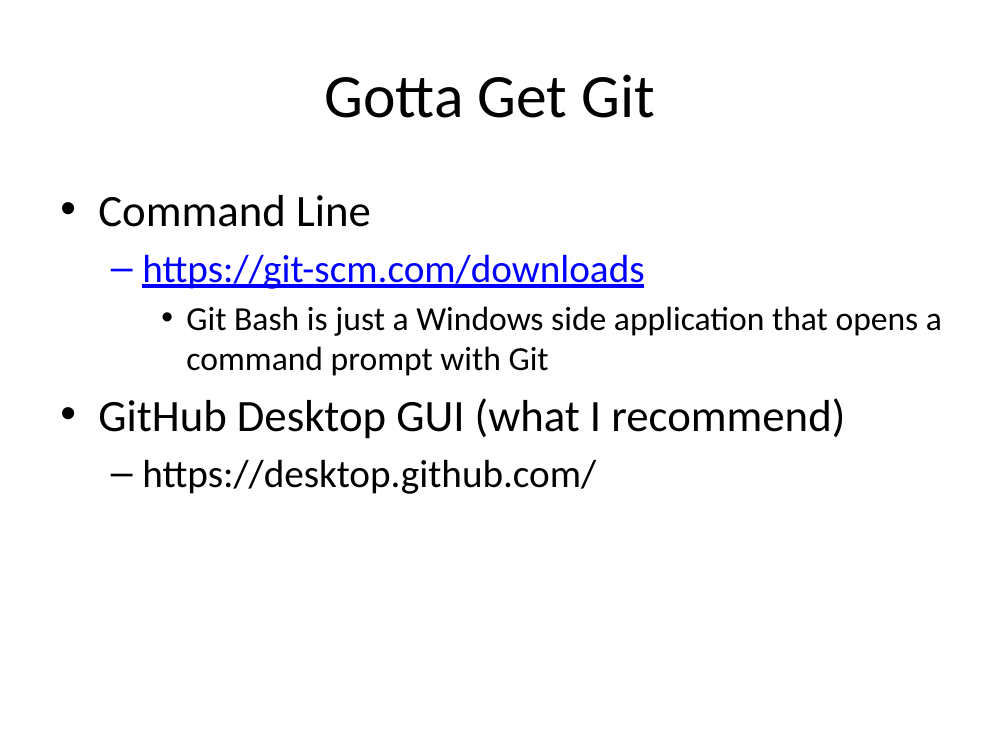
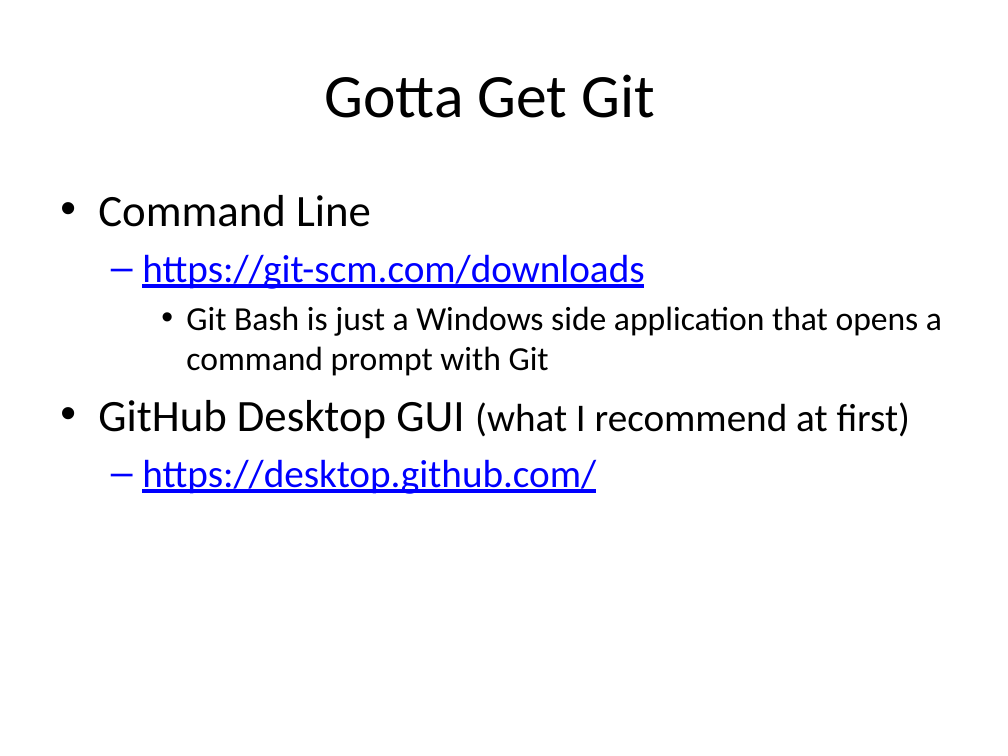
Before and after one commit to sjfricke/IEEE-Mini-Projects-UW-Madison, a slide deck: slide 4 of Tutorial/PowerPoint Versions/Git and using GitHub.pptx. Drawn at 1008x756 pixels with LibreOffice and Linux fonts; fonts in the diff are those of the drawing. Boxes give left, top, right and bottom in pixels: in the first picture for what was removed or moved away, otherwise in the second. Text is boxed around its words. In the diff, an @@ line names an element or a change of style, - is before the commit and + after.

```diff
--- a/Tutorial/PowerPoint Versions/Git and using GitHub.pptx
+++ b/Tutorial/PowerPoint Versions/Git and using GitHub.pptx
@@ text at (98, 400, 911, 439): text changed; size 32 to 28 pt @@
-• GitHub Desktop GUI (what I recommend)
+• GitHub Desktop GUI (what I recommend at first)
@@ text at (142, 459, 596, 494): text colour #000000 to #0000FF, underline on in "https://desktop.github.com/" @@
```
Also in this commit, not shown: 5 other slides changed, 16 slides added, 2 other files.
